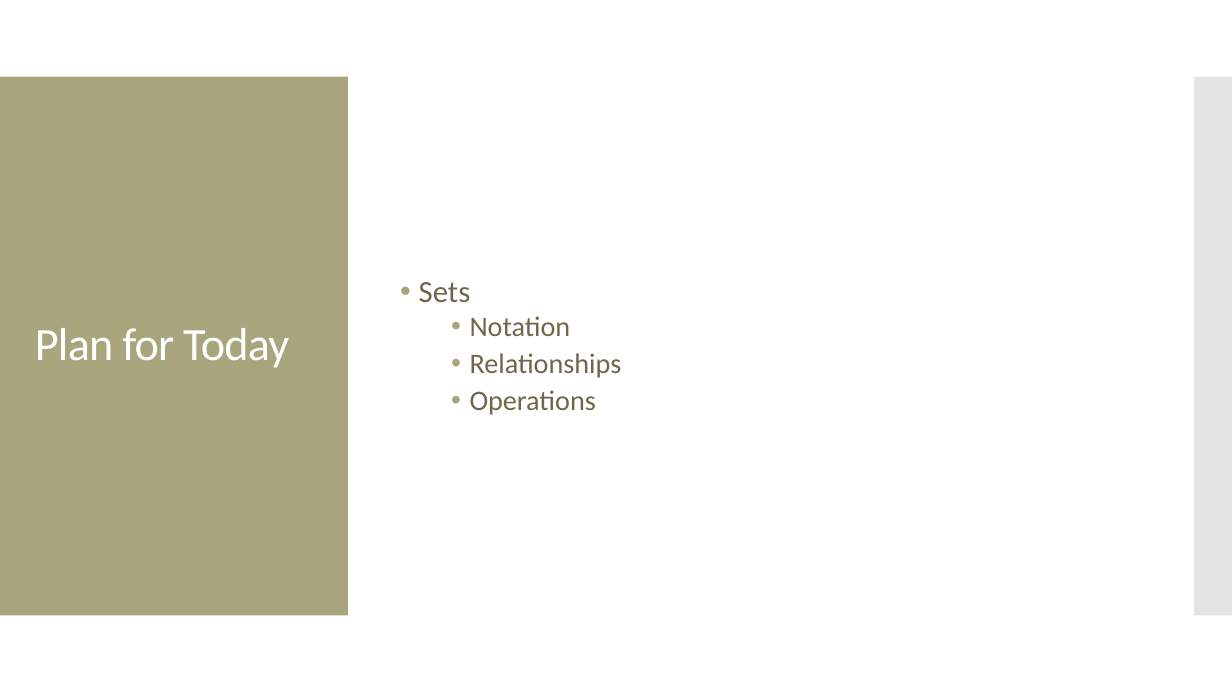
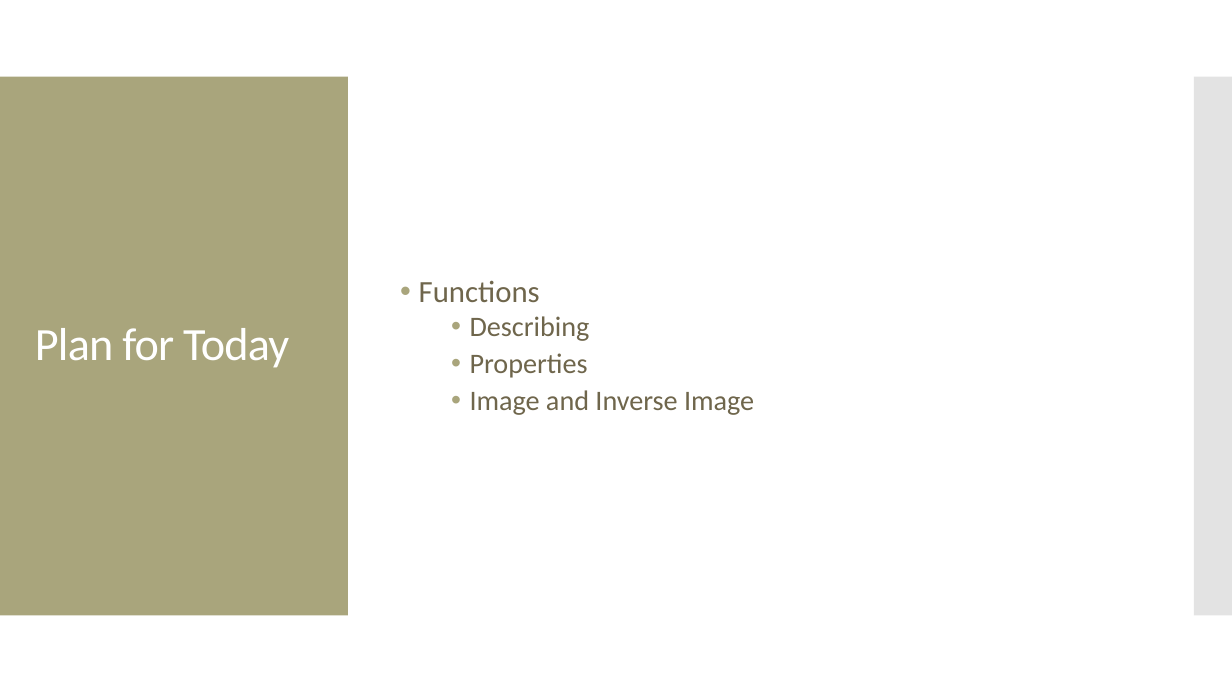
Before and after one commit to amosca01/MATH220-S24, a slide deck: slide 2 of slides/08-functions.pptx. Drawn at 1232x693 pixels with LibreOffice and Linux fonts; fonts in the diff are those of the drawing. Boxes give left, top, right and bottom in pixels: in the first picture for what was removed or moved away, otherwise in the second. Text is boxed around its words. In the diff, an @@ line names an element or a change of style, - is before the commit and + after.

```diff
--- a/slides/08-functions.pptx
+++ b/slides/08-functions.pptx
@@ text at [419, 280, 754, 415]: text changed @@
-• Sets
-  • Notation
-  • Relationships
-  • Operations
+• Functions
+  • Describing
+  • Properties
+  • Image and Inverse Image
```
Also in this commit, not shown: 11 other slides changed, 22 slides added, 17 slides removed, 5 other files.
